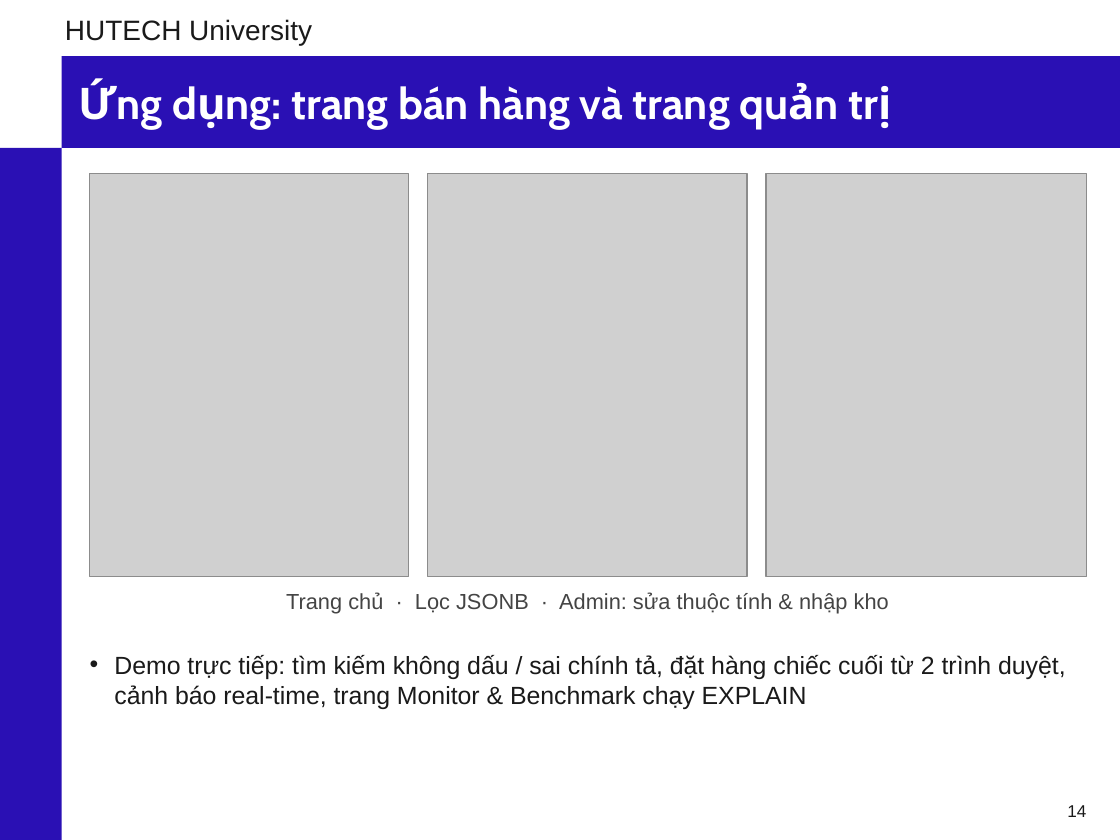
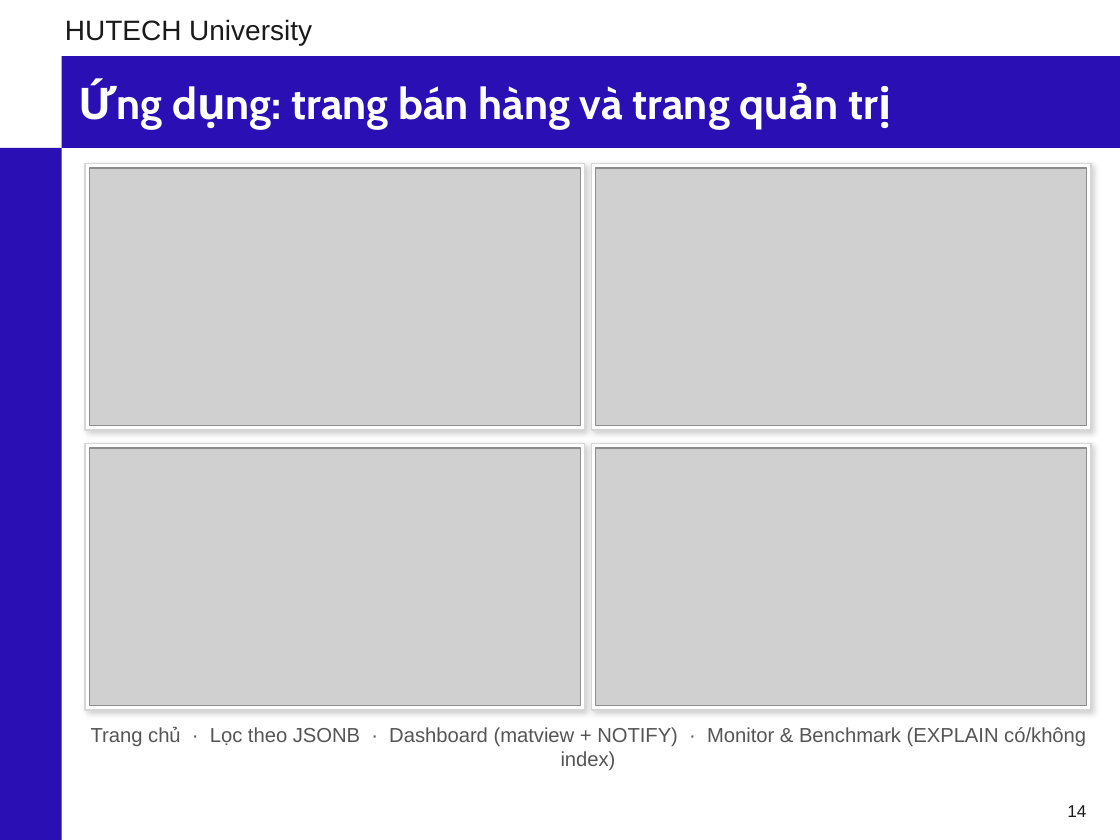
Before and after one commit to phunganhtuan123/master-csdl, a slide deck: slide 14 of docs/Slide_CSDL_Nhom6_PostgreSQL.pptx. Drawn at 1120x840 pixels with LibreOffice and Linux fonts; fonts in the diff are those of the drawing; grey boxes stand for pictures; background and template pictures are left out. Boxes give left, top, right and bottom in pixels: in the first picture for what was removed or moved away, otherwise in the second. Text is boxed around its words. In the diff, an @@ line names an element or a change of style, - is before the commit and + after.

Commit message:
Slide bố cục mới, tiểu luận theo template lớp, COMMANDS.md; dọn file thừa

```diff
--- a/docs/Slide_CSDL_Nhom6_PostgreSQL.pptx
+++ b/docs/Slide_CSDL_Nhom6_PostgreSQL.pptx
@@ rectangle added at [85, 164, 585, 430], fill #FFFFFF, outline #D6D6D6 1 pt @@
@@ picture removed at [90, 174, 409, 577] @@
@@ picture added at [90, 168, 580, 426] @@
@@ picture removed at [428, 174, 747, 577] @@
@@ rectangle added at [591, 164, 1091, 430], fill #FFFFFF, outline #D6D6D6 1 pt @@
@@ picture added at [596, 168, 1086, 426] @@
@@ picture removed at [766, 174, 1086, 577] @@
@@ rectangle added at [85, 444, 585, 710], fill #FFFFFF, outline #D6D6D6 1 pt @@
@@ picture added at [90, 448, 580, 706] @@
@@ rectangle added at [591, 444, 1091, 710], fill #FFFFFF, outline #D6D6D6 1 pt @@
@@ picture added at [596, 448, 1086, 706] @@
@@ text removed at [286, 592, 889, 614] @@
-Trang chủ · Lọc JSONB · Admin: sửa thuộc tính & nhập kho
@@ text removed at [114, 655, 1066, 709] @@
-• Demo trực tiếp: tìm kiếm không dấu / sai chính tả, đặt hàng chiếc cuối từ 2 trình duyệt, cảnh báo real-time, trang Monitor & Benchmark chạy EXPLAIN
@@ text added at [91, 726, 1086, 770], 13 pt, text #555555 @@
+Trang chủ · Lọc theo JSONB · Dashboard (matview + NOTIFY) · Monitor & Benchmark (EXPLAIN có/không index)
```
Also in this commit, not shown: 15 other slides changed, 1 slide added, 1 slide removed, 43 other files.
